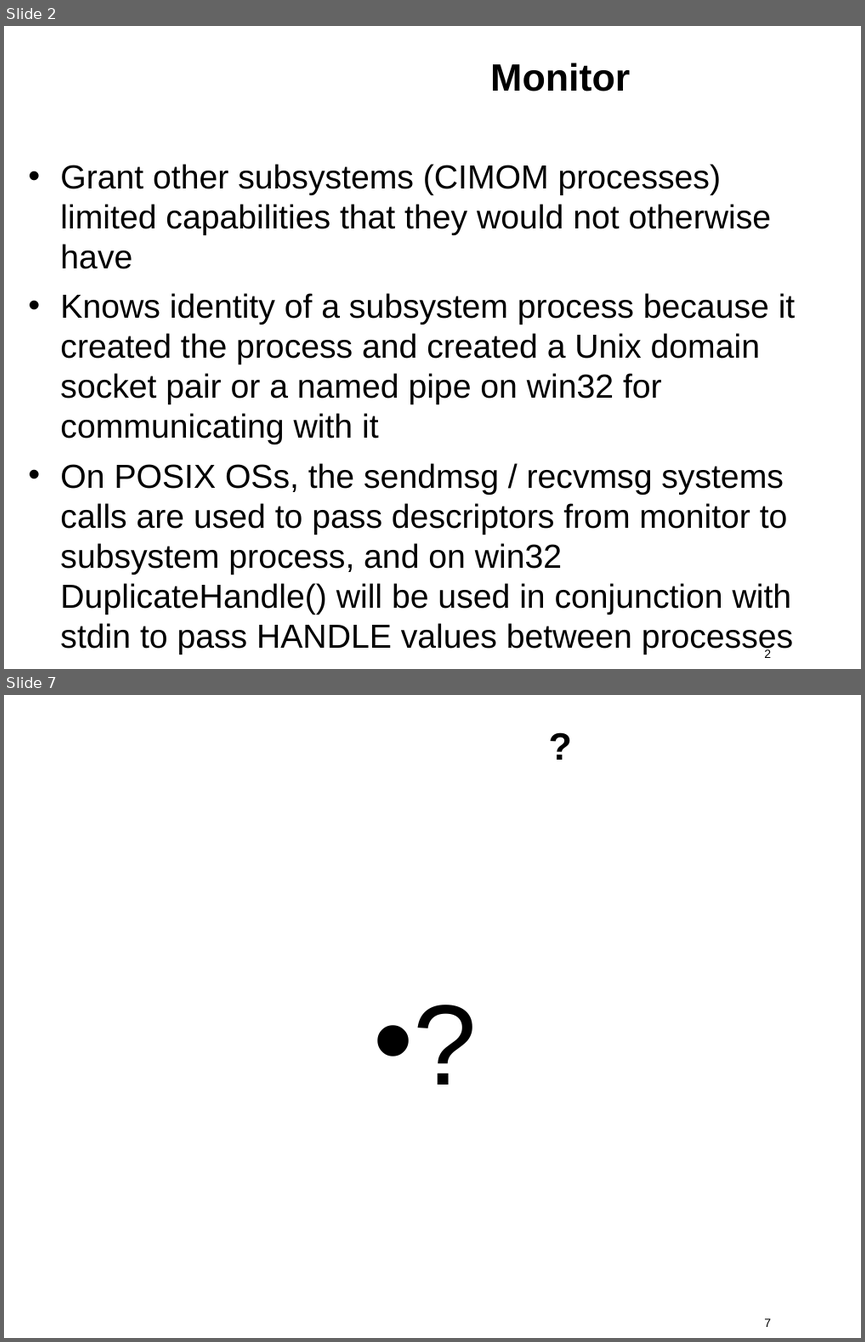
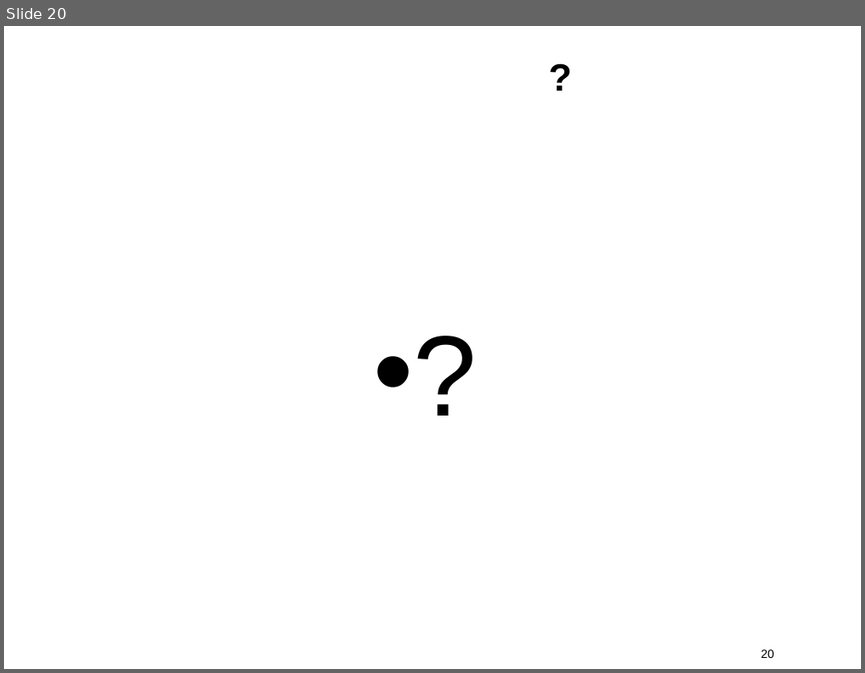
Before and after one commit to kkaempf/openwbem, a slide deck: doc/MDC-06-Security.odp. Shown one above the other, each under a label of ours: slides 2 and 7 before the commit, slide 20 after it; the slides between them are not shown. The pictures are 865x1342 and 865x673 pixels, drawn with LibreOffice and Linux fonts; fonts in the diff are those of the drawing; background and template pictures are left out. Boxes give left, top, right and bottom in pixels: in the first picture for what was removed or moved away, otherwise in the second. Text is boxed around its words. In the diff, an @@ line names an element or a change of style, - is before the commit and + after.

```diff
--- a/doc/MDC-06-Security.odp
+++ b/doc/MDC-06-Security.odp
@@ slide 2 removed at (4,26,861,669), background #FFFFFF @@
@@ title removed at (490,63,630,91) @@
-Monitor
@@ text removed at (60,164,795,654) @@
-• Grant other subsystems (CIMOM processes) limited capabilities that they would not otherwise have
-• Knows identity of a subsystem process because it created the process and created a Unix domain socket pair or a named pipe on win32 for communicating with it
-• On POSIX OSs, the sendmsg / recvmsg systems calls are used to pass descriptors from monitor to subsystem process, and on win32 DuplicateHandle() will be used in conjunction with stdin to pass HANDLE values between processes
@@ page number removed at (764,647,771,658) @@
-2
@@ what was slide 7 is now slide 20 @@
@@ page number at (760,649,774,658): text changed @@
-7
+20
```
Also in this commit, not shown: 4 slides changed, 15 slides added, 1 other slide removed.
